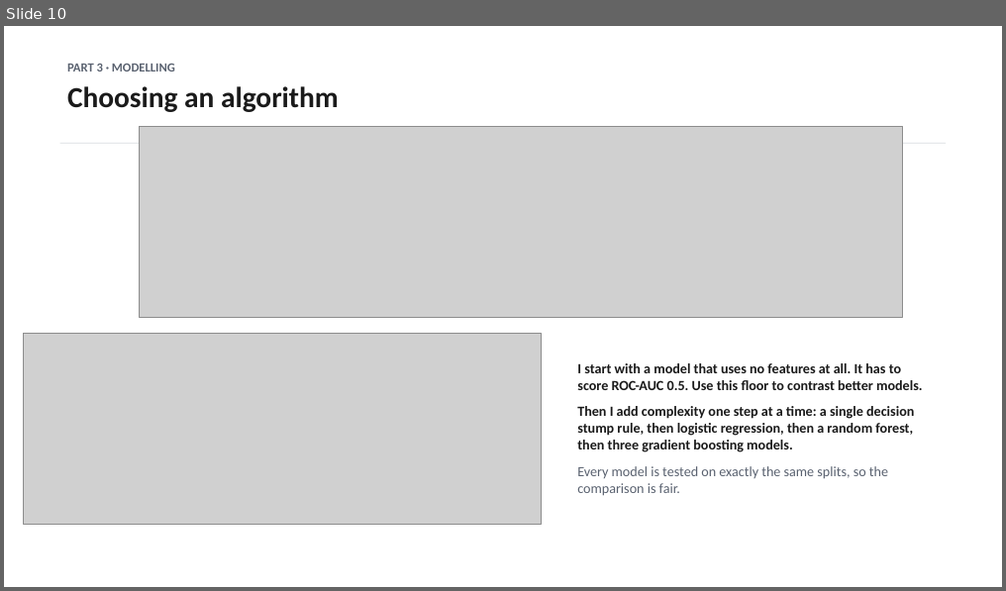
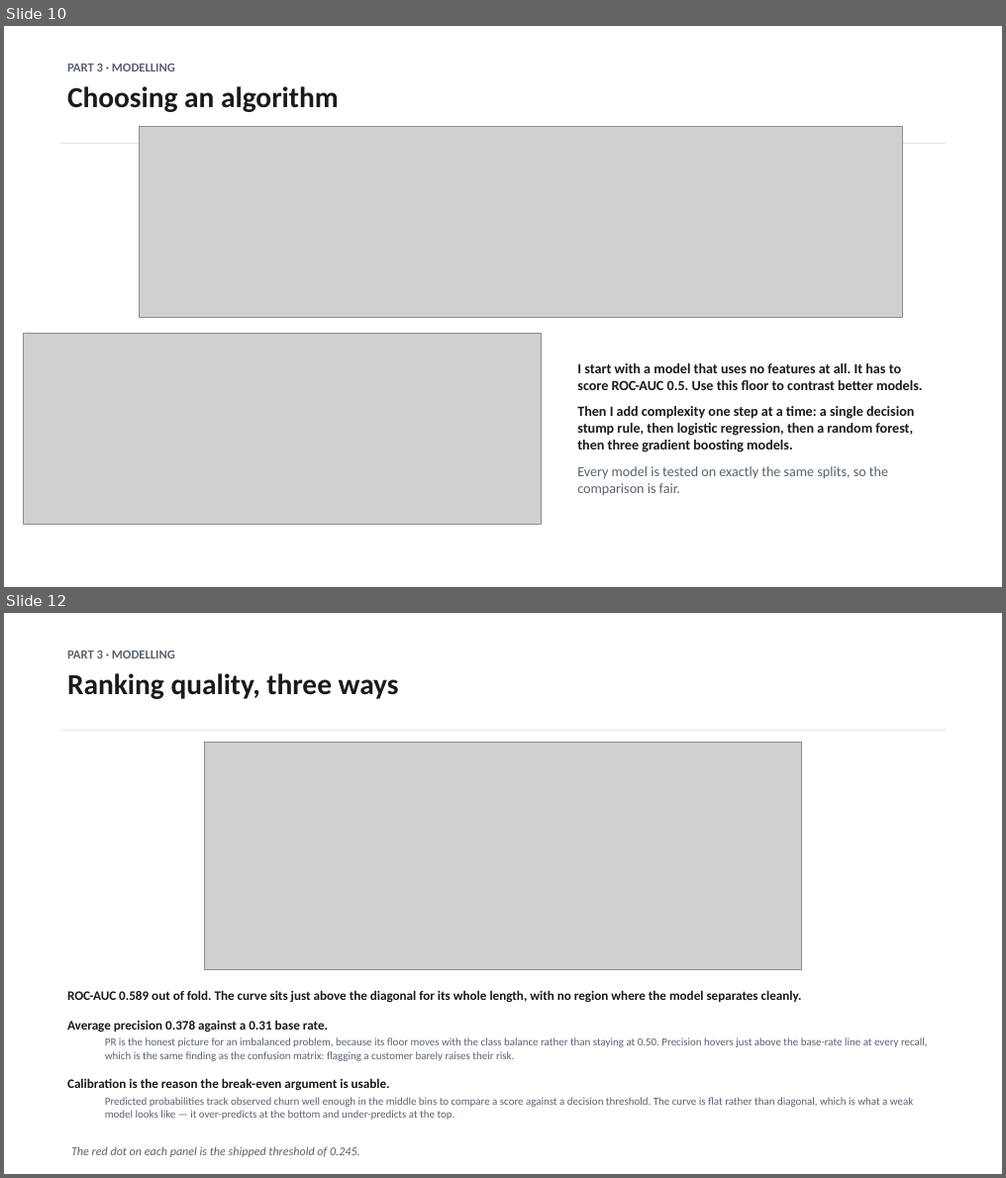
Before and after one commit to dmitriyratu/avepoint-churn-case-study, a slide deck: outputs/decks/AvePoint_Case_Study.pptx. Shown one above the other, each under a label of ours: slide 10 before the commit, slides 10 and 12 after it; the slides between them are not shown. The pictures are 1006x591 and 1006x1178 pixels, drawn with LibreOffice and Linux fonts; fonts in the diff are those of the drawing; grey boxes stand for pictures. Boxes give left, top, right and bottom in pixels: in the first picture for what was removed or moved away, otherwise in the second. Text is boxed around its words. In the diff, an @@ line names an element or a change of style, - is before the commit and + after.

Commit message:
Enhance modeling and performance analysis in presentation materials
- Added a new section in `build_new_slides.py` detailing the impact of increased data rows on customer churn analysis, including updated performance metrics and model evaluation.
- Revised the `pooled_selection_null.csv` to include additional AUC values for improved analysis of model performance.
- Updated `AvePoint_Case_Study.pptx` to reflect these enhancements, ensuring alignment with the latest insights and visual clarity.

These changes aim to provide a more comprehensive understanding of the modeling process and its implications for customer retention strategies.

```diff
--- a/outputs/decks/AvePoint_Case_Study.pptx
+++ b/outputs/decks/AvePoint_Case_Study.pptx
@@ slide 12 added at box(4, 613, 1002, 1174), background #FFFFFF @@
@@ text added at box(67, 651, 399, 699), 28 pt, text #1A1A1A, bold @@
+PART 3 · MODELLING
+Ranking quality, three ways
@@ rectangle added at box(60, 730, 945, 731), fill #D8DCE0 @@
@@ picture added at box(205, 742, 802, 970) @@
@@ text added at box(67, 990, 928, 1120), 10.5 pt, text #5A6270 @@
+ROC-AUC 0.589 out of fold. The curve sits just above the diagonal for its whole length, with no region where the model separates cleanly.
+Average precision 0.378 against a 0.31 base rate.
+  PR is the honest picture for an imbalanced problem, because its floor moves with the class balance rather than staying at 0.50. Precision hovers just above the base-rate line at every recall, which is the same finding as the confusion matrix: flagging a customer barely raises their risk.
+Calibration is the reason the break-even argument is usable.
+  Predicted probabilities track observed churn well enough in the middle bins to compare a score against a decision threshold. The curve is flat rather than diagonal, which is what a weak model looks like — it over-predicts at the bottom and under-predicts at the top.
@@ text added at box(71, 1147, 360, 1157), 11.5 pt, text #5A6270, italic @@
+The red dot on each panel is the shipped threshold of 0.245.
```
Also in this commit, not shown: 3 slides changed, 2 other slides added, 2 slides removed, 22 other files.
